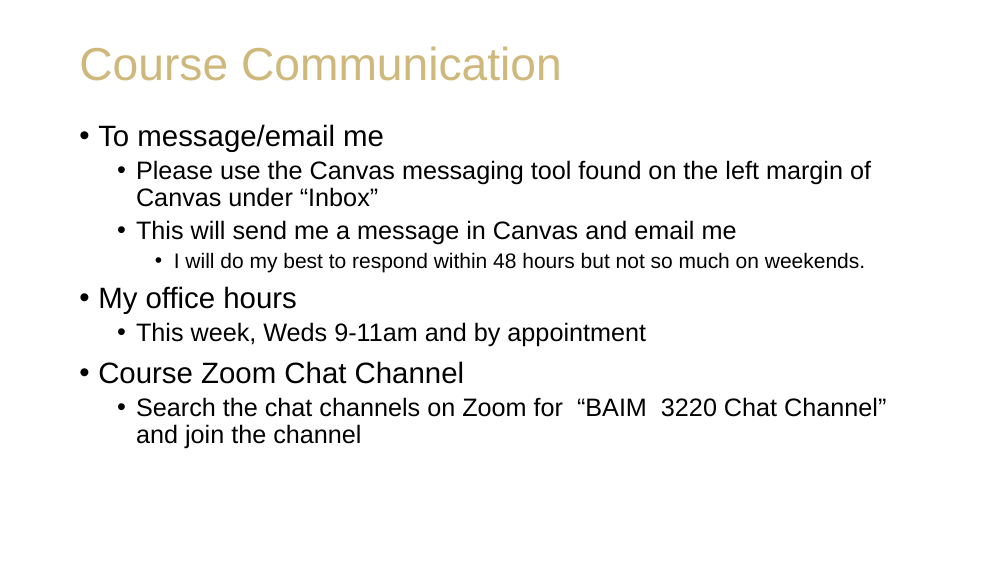
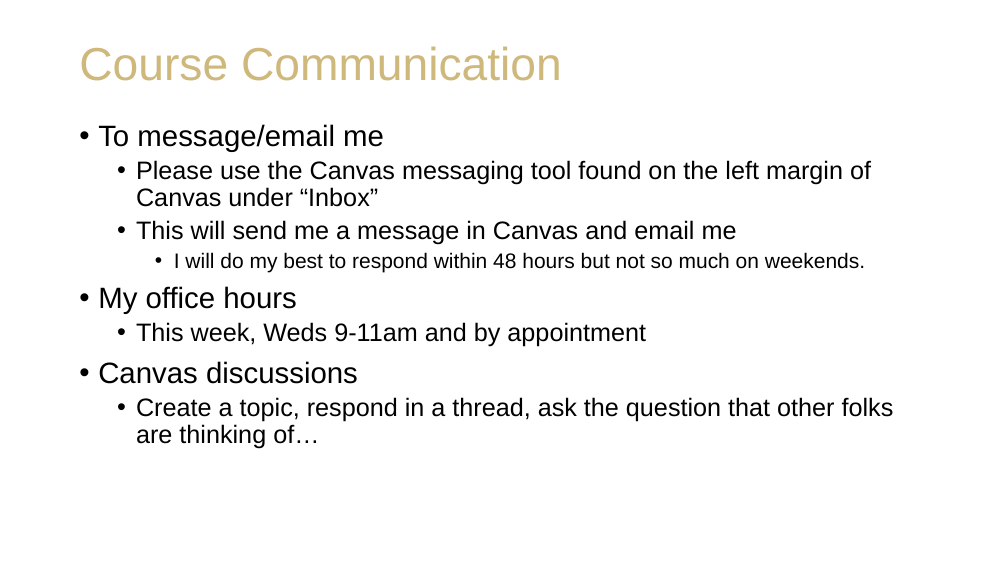
Before and after one commit to staylorx/cu-leeds-baim3220, a slide deck: slide 10 of Week 1/BAIM 3220_ Introductions and Course Expectations.pptx. Drawn at 1008x567 pixels with LibreOffice and Linux fonts; fonts in the diff are those of the drawing; background and template pictures are left out. Boxes give left, top, right and bottom in pixels: in the first picture for what was removed or moved away, otherwise in the second. Text is boxed around its words. In the diff, an @@ line names an element or a change of style, - is before the commit and + after.

```diff
--- a/Week 1/BAIM 3220_ Introductions and Course Expectations.pptx
+++ b/Week 1/BAIM 3220_ Introductions and Course Expectations.pptx
@@ text at bbox=[98, 361, 894, 449]: text changed @@
-• Course Zoom Chat Channel
-  • Search the chat channels on Zoom for “BAIM 3220 Chat Channel” and join the channel
+• Canvas discussions
+  • Create a topic, respond in a thread, ask the question that other folks are thinking of…
```
Also in this commit, not shown: 1 other slide changed, 1 other file.
